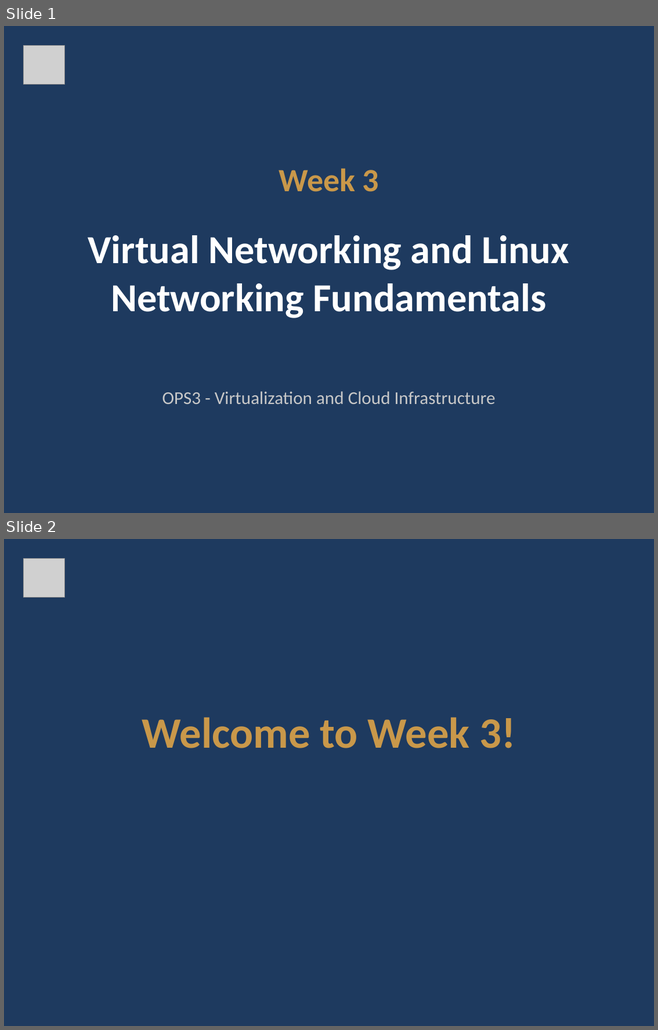
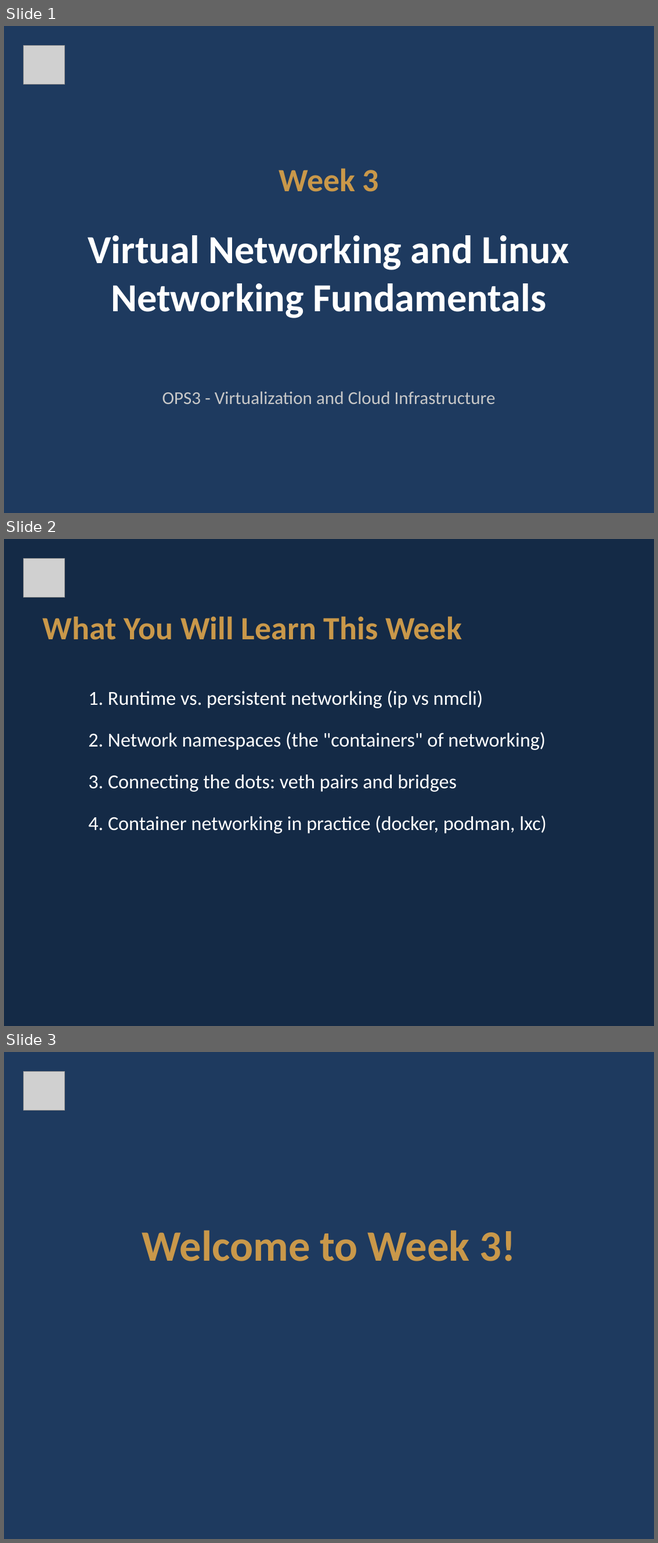
Before and after one commit to Cnshimba/OPS3-2026, a slide deck: Week 3 - Virtual Networking and Linux Networking Fundamentals/Week_3_Slides.pptx. Shown one above the other, each under a label of ours: slides 1 and 2 before the commit, slides 1, 2 and 3 after it. The pictures are 658x1030 and 658x1543 pixels, drawn with LibreOffice and Linux fonts; fonts in the diff are those of the drawing; grey boxes stand for pictures. Boxes give left, top, right and bottom in pixels: in the first picture for what was removed or moved away, otherwise in the second. Text is boxed around its words. In the diff, an @@ line names an element or a change of style, - is before the commit and + after.

```diff
--- a/Week 3 - Virtual Networking and Linux Networking Fundamentals/Week_3_Slides.pptx
+++ b/Week 3 - Virtual Networking and Linux Networking Fundamentals/Week_3_Slides.pptx
@@ slide 2 added at (4, 539, 654, 1026), background #142A46 @@
@@ picture added at (24, 559, 65, 598) @@
@@ text added at (43, 616, 462, 640), 36 pt, text #C9984A, bold @@
+What You Will Learn This Week
@@ text added at (88, 690, 546, 834), 22 pt, text #FFFFFF @@
+1. Runtime vs. persistent networking (ip vs nmcli)
+2. Network namespaces (the "containers" of networking)
+3. Connecting the dots: veth pairs and bridges
+4. Container networking in practice (docker, podman, lxc)
@@ what was slide 2 is now slide 3 @@
```
Also in this commit, not shown: 12 other files.
